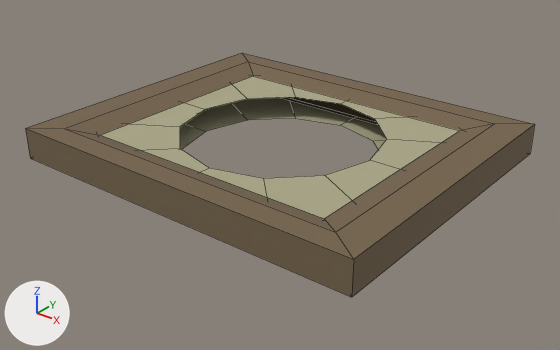
One commit to the FBX model Assets/Trash/Alexis_Trash/Décors_Indus/OBJ/Salle_Fin/OBJ_Tile_Sol_Tuyau.fbx: the scene before it, then after it.
Camera for both pictures: a 50 mm camera at (47.79, -57.31, 10.05) aimed at (34.25, -40.38, -0.44). The axes (+X, +Y, +Z) are drawn at lower left. The lights are the same throughout. Mesh edges are drawn as thin lines. Where no turn or scale is listed for an object, it has been applied to the vertices.

The first picture shows 'Tile_sol_Tuyau'.
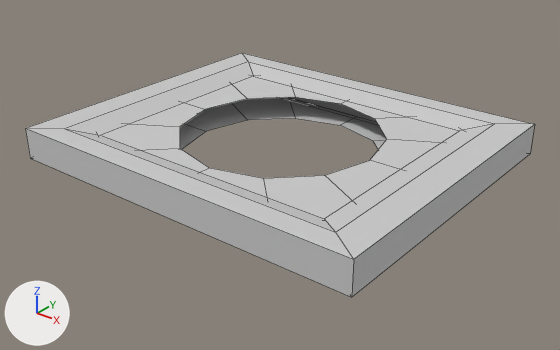
The newer file is also turned or shifted as a whole; pictures and numbers use the older file's frame.

The edits, one by one:
Material 'Material #2' (mat_material__2) is new.
Its base color is (0.588, 0.588, 0.588) (light grey #cacaca).
Its roughness is 0.859.
me_mesh has 72 vertices, 44 faces and spans x 0.0..12.0, y -10.0..0.0, z 0.0..1.0.
me_mesh is used by ob_tile_sol_tuyau; location (28.0, -35.0, 0.0).
me_mesh part 1: all 24 faces that had it switch from mat_metal_1 (beige #aaa787) to mat_material__2 (light grey #cacaca).
me_mesh part 2: all 20 faces that had it switch from mat_metal_2 (brown #75634b) to mat_material__2 (light grey #cacaca).

Pixel boxes (x1, y1, x2, y2) of what changed, in the pictures (560 x 350 px):
part 1 of me_mesh, recoloured (beige to grey): (102, 76, 460, 218) in both
part 2 of me_mesh, recoloured (brown to grey): (26, 53, 535, 297) in both
